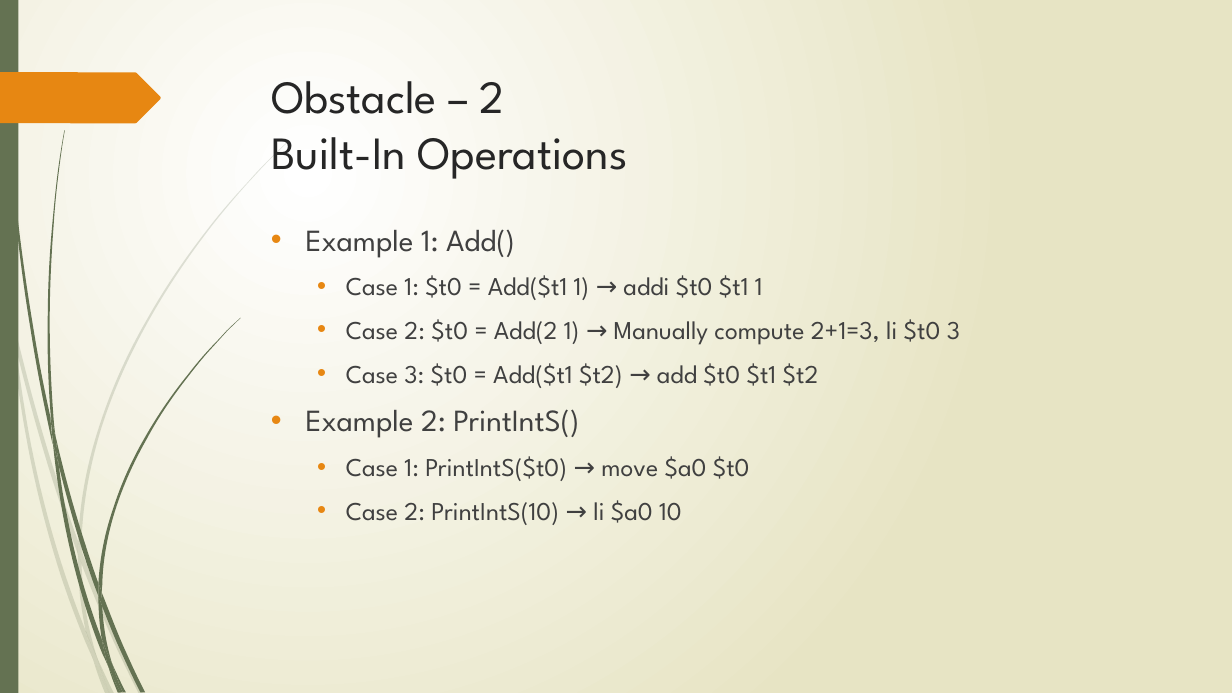
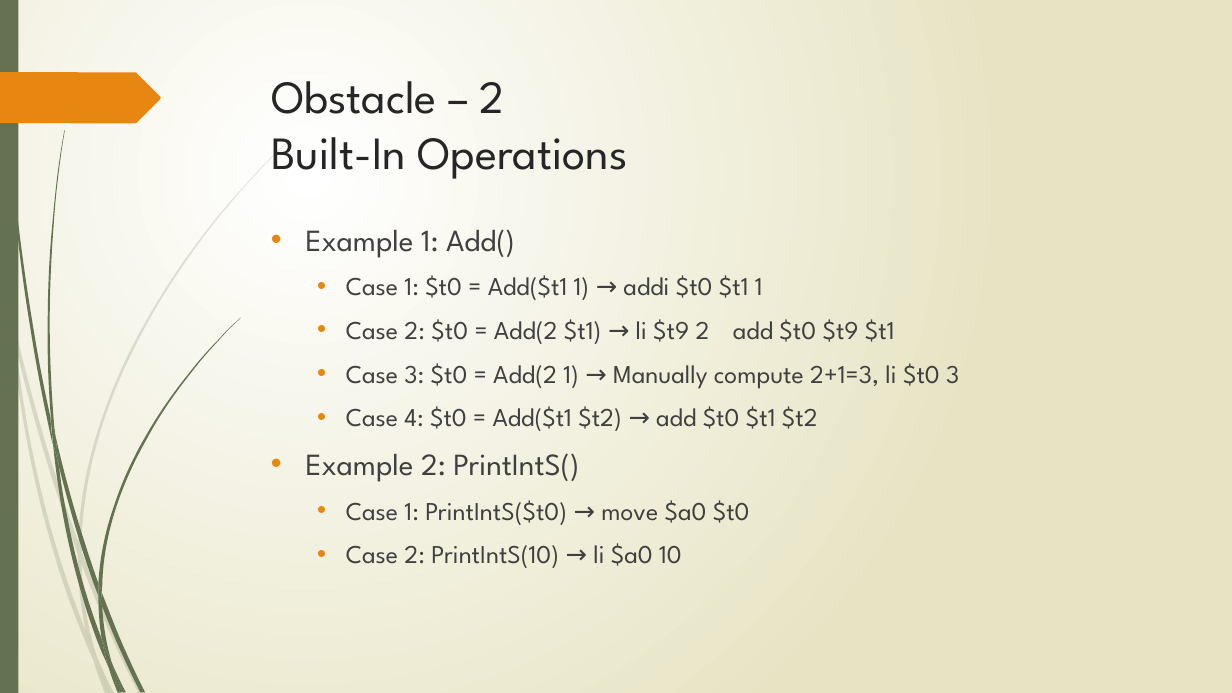
Before and after one commit to HyperMaximum/Compiler-Project, a slide deck: slide 35 of CS179E-final-pre.pptx. Drawn at 1232x693 pixels with LibreOffice and Linux fonts; fonts in the diff are those of the drawing. Boxes give left, top, right and bottom in pixels: in the first picture for what was removed or moved away, otherwise in the second. Text is boxed around its words. In the diff, an @@ line names an element or a change of style, - is before the commit and + after.

```diff
--- a/CS179E-final-pre.pptx
+++ b/CS179E-final-pre.pptx
@@ text at <box>346,319,959,431</box>: text changed @@
-  • Case 2: $t0 = Add(2 1) → Manually compute 2+1=3, li $t0 3
-  • Case 3: $t0 = Add($t1 $t2) → add $t0 $t1 $t2
+  • Case 2: $t0 = Add(2 $t1) → li $t9 2 add $t0 $t9 $t1
+  • Case 3: $t0 = Add(2 1) → Manually compute 2+1=3, li $t0 3
+  • Case 4: $t0 = Add($t1 $t2) → add $t0 $t1 $t2
```
